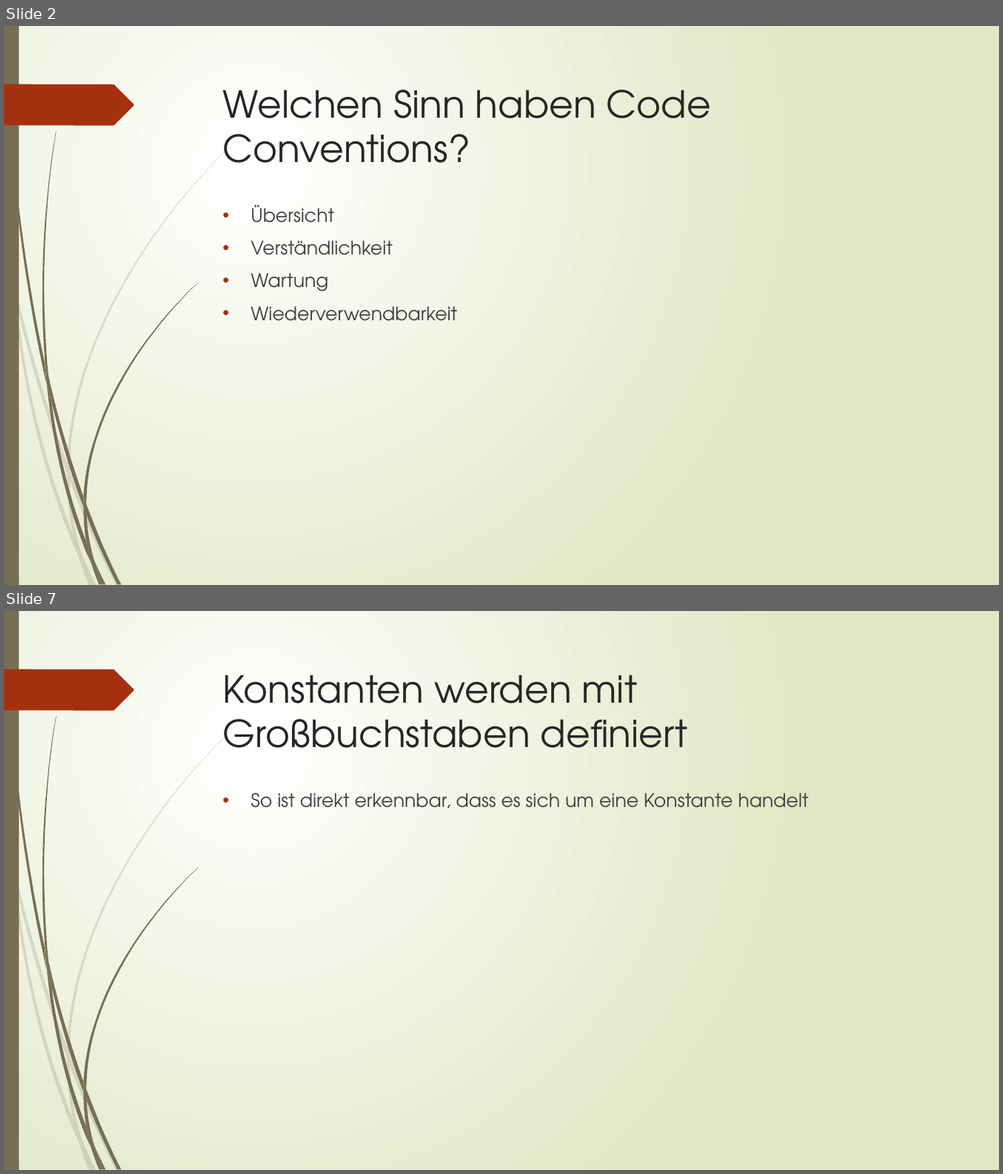
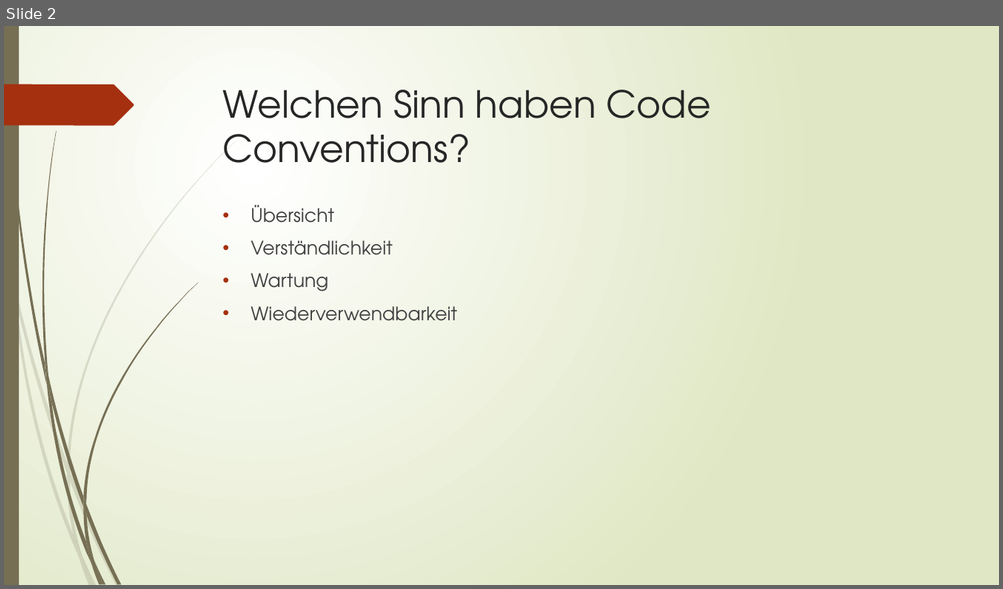
Before and after one commit to sarahkekslein/tictactoe, a slide deck: Präsentation/Code Conventions.pptx. Shown one above the other, each under a label of ours: slides 2 and 7 before the commit, slide 2 after it; the slides between them are not shown. The pictures are 1003x1174 and 1003x589 pixels, drawn with LibreOffice and Linux fonts; fonts in the diff are those of the drawing. Boxes give left, top, right and bottom in pixels: in the first picture for what was removed or moved away, otherwise in the second. Text is boxed around its words. In the diff, an @@ line names an element or a change of style, - is before the commit and + after.

```diff
--- a/Präsentation/Code Conventions.pptx
+++ b/Präsentation/Code Conventions.pptx
@@ slide 7 removed at (4, 611, 999, 1170), background gradient #FFFFFF to #DFE8C4; not listed: 24 template elements that a slide beside it also shows @@
@@ title removed at (223, 675, 688, 748) @@
-Konstanten werden mit Großbuchstaben definiert
@@ text removed at (250, 793, 808, 809) @@
-• So ist direkt erkennbar, dass es sich um eine Konstante handelt
```
Also in this commit, not shown: 8 slides changed, 1 slide added.
